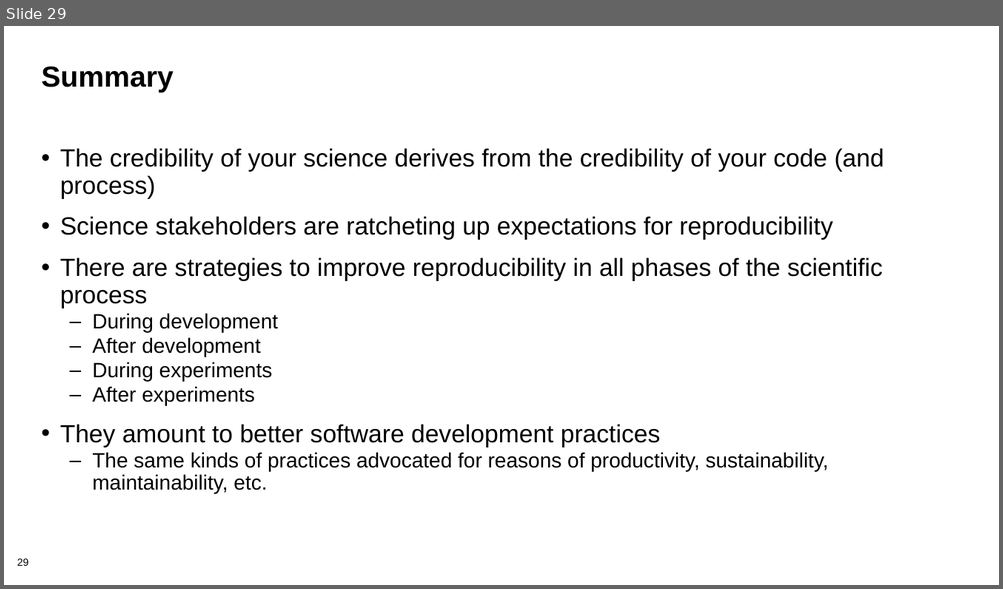
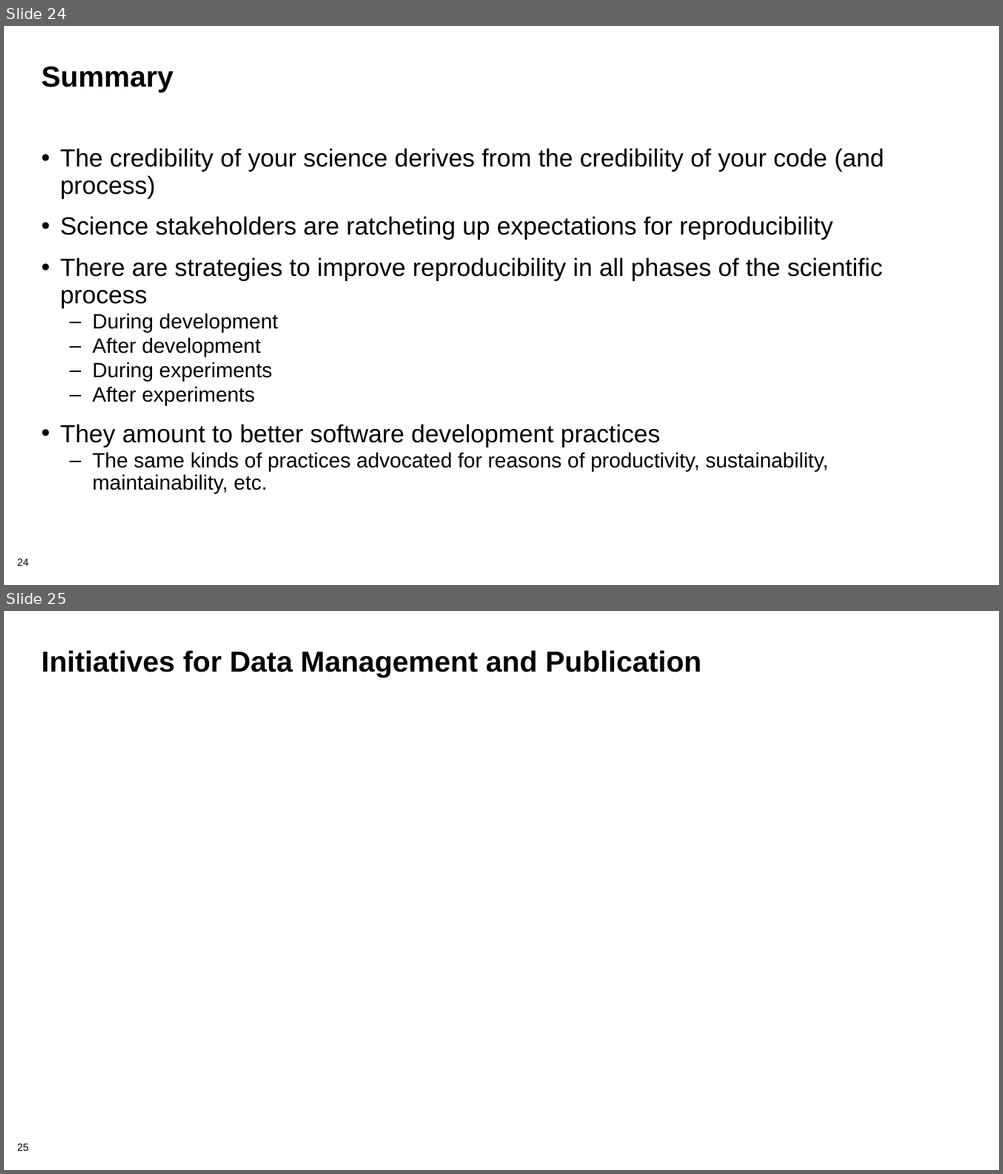
Before and after one commit to betterscientificsoftware/bssw-tutorial, a slide deck: presentations/SC20-reproducibility.pptx. Shown one above the other, each under a label of ours: slide 29 before the commit, slides 24 and 25 after it. The pictures are 1003x589 and 1003x1174 pixels, drawn with LibreOffice and Linux fonts; fonts in the diff are those of the drawing; background and template pictures are left out. Boxes give left, top, right and bottom in pixels: in the first picture for what was removed or moved away, otherwise in the second. Text is boxed around its words. In the diff, an @@ line names an element or a change of style, - is before the commit and + after.

```diff
--- a/presentations/SC20-reproducibility.pptx
+++ b/presentations/SC20-reproducibility.pptx
@@ slide 25 added at (4,611,999,1170), background #FFFFFF; not listed: 1 template element that a slide beside it also shows @@
@@ title added at (41,650,701,678), 28 pt, text #000000, bold @@
+Initiatives for Data Management and Publication
@@ what was slide 29 is now slide 24 @@
@@ page number at (17,559,29,566): text changed @@
-29
+24
```
Also in this commit, not shown: 4 slides changed, 1 other slide added.
